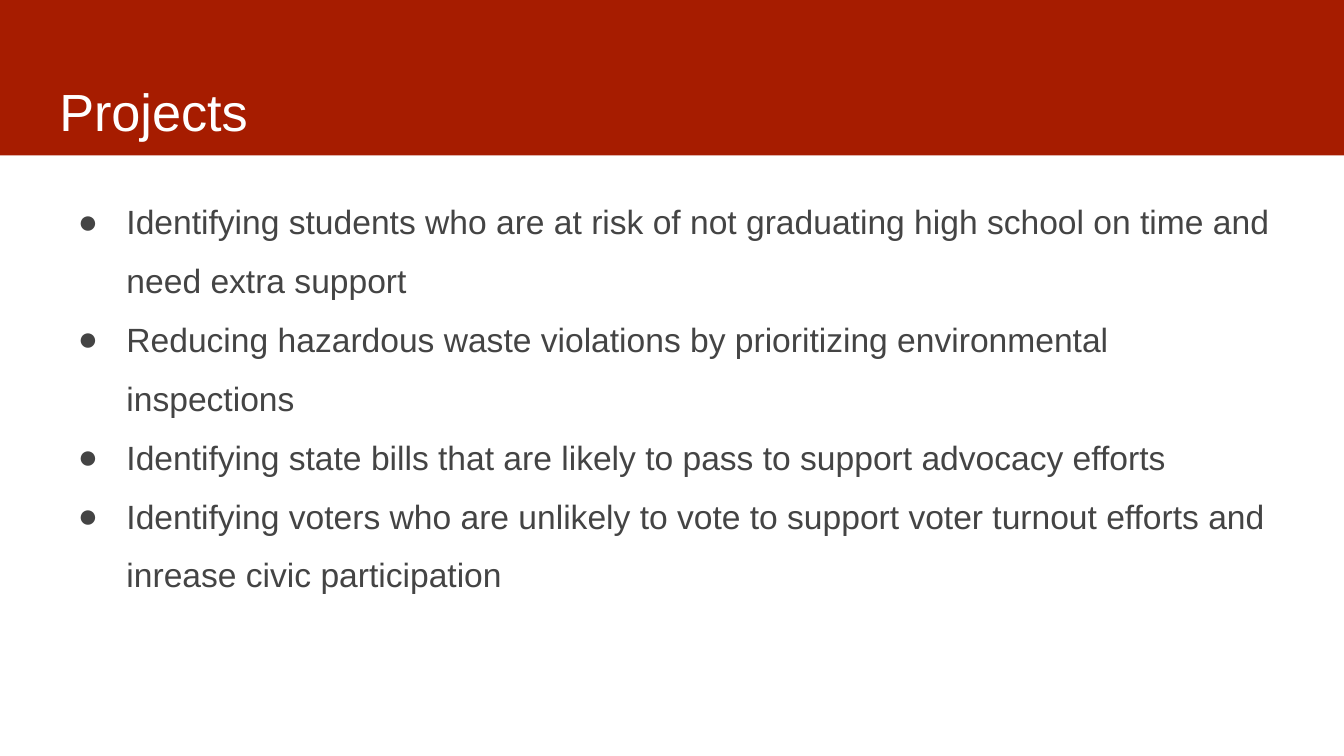
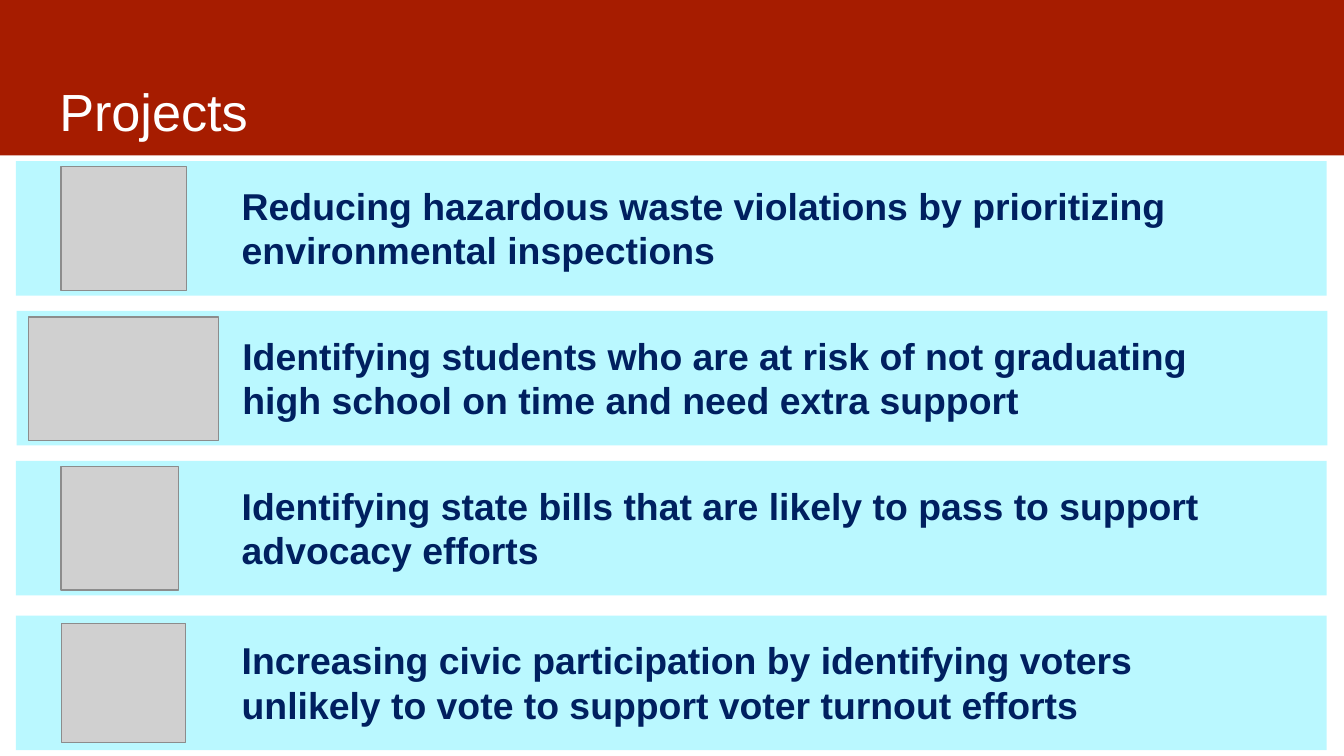
Before and after one commit to dssg/mlforpublicpolicylab, a slide deck: slide 14 of 01 - Intro and Scoping/ClassOverview.pptx (slide 13 before the commit). Drawn at 1344x756 pixels with LibreOffice and Linux fonts; fonts in the diff are those of the drawing; grey boxes stand for pictures. Boxes give left, top, right and bottom in pixels: in the first picture for what was removed or moved away, otherwise in the second. Text is boxed around its words. In the diff, an @@ line names an element or a change of style, - is before the commit and + after.

Commit message:
lecture 1 updates

```diff
--- a/01 - Intro and Scoping/ClassOverview.pptx
+++ b/01 - Intro and Scoping/ClassOverview.pptx
@@ rectangle added at bbox=[16, 161, 1327, 296], fill #BAF8FF @@
@@ picture added at bbox=[60, 167, 185, 290] @@
@@ text removed at bbox=[126, 209, 1269, 594] @@
-● Identifying students who are at risk of not graduating high school on time and need extra support
-● Reducing hazardous waste violations by prioritizing environmental inspections
-● Identifying state bills that are likely to pass to support advocacy efforts
-● Identifying voters who are unlikely to vote to support voter turnout efforts and inrease civic participation
@@ text added at bbox=[242, 193, 1165, 272], 20 pt, text #002060, bold @@
+Reducing hazardous waste violations by prioritizing environmental inspections
@@ rectangle added at bbox=[16, 310, 1327, 445], fill #BAF8FF @@
@@ picture added at bbox=[28, 317, 218, 441] @@
@@ text added at bbox=[242, 343, 1187, 422], 20 pt, text #002060, bold @@
+Identifying students who are at risk of not graduating high school on time and need extra support
@@ rectangle added at bbox=[16, 461, 1327, 595], fill #BAF8FF @@
@@ picture added at bbox=[60, 466, 177, 590] @@
@@ text added at bbox=[242, 493, 1198, 572], 20 pt, text #002060, bold @@
+Identifying state bills that are likely to pass to support advocacy efforts
@@ rectangle added at bbox=[16, 616, 1327, 750], fill #BAF8FF @@
@@ picture added at bbox=[62, 624, 185, 743] @@
@@ text added at bbox=[242, 647, 1132, 727], 20 pt, text #002060, bold @@
+Increasing civic participation by identifying voters unlikely to vote to support voter turnout efforts
```
Also in this commit, not shown: 3 other slides changed, 1 slide added.
